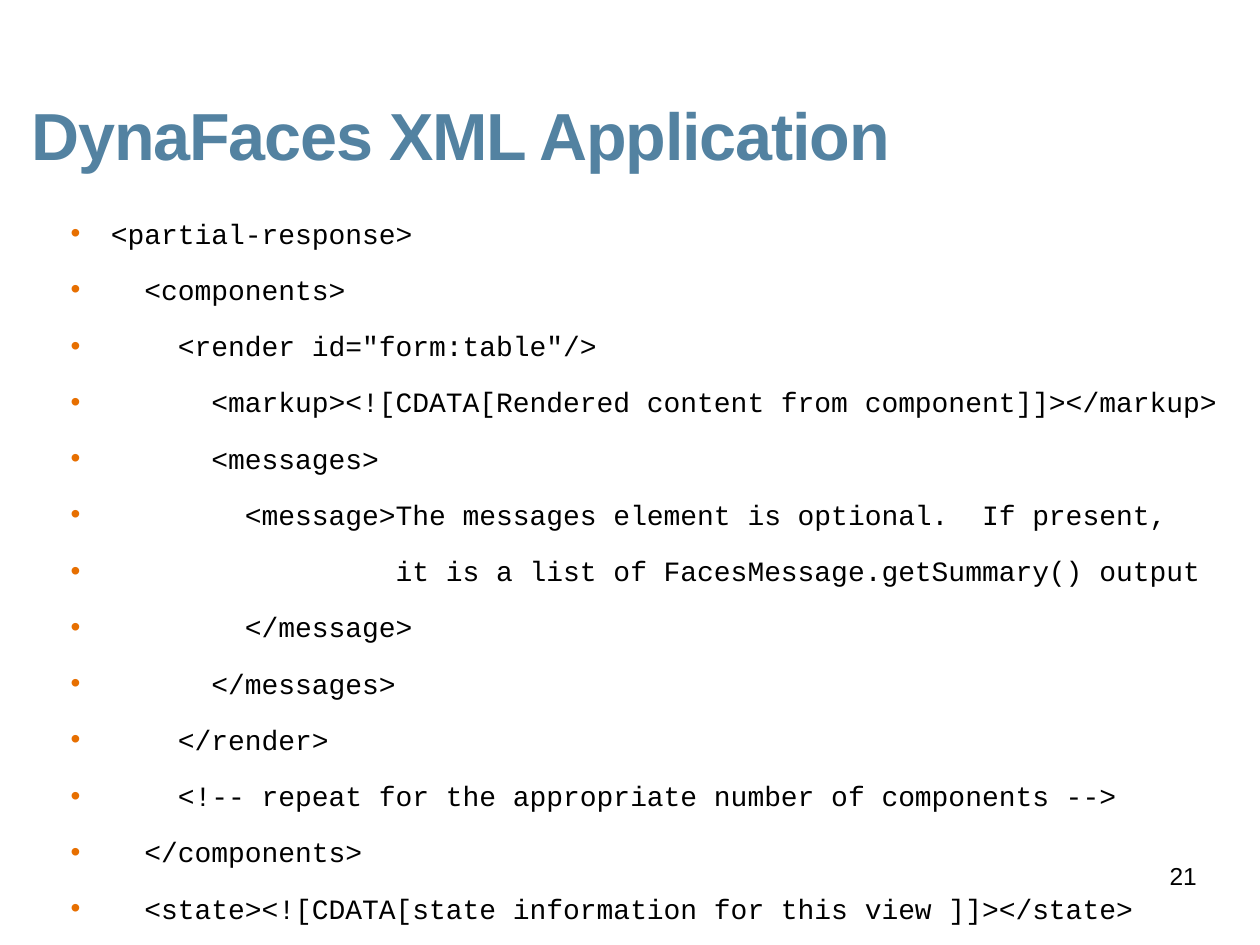
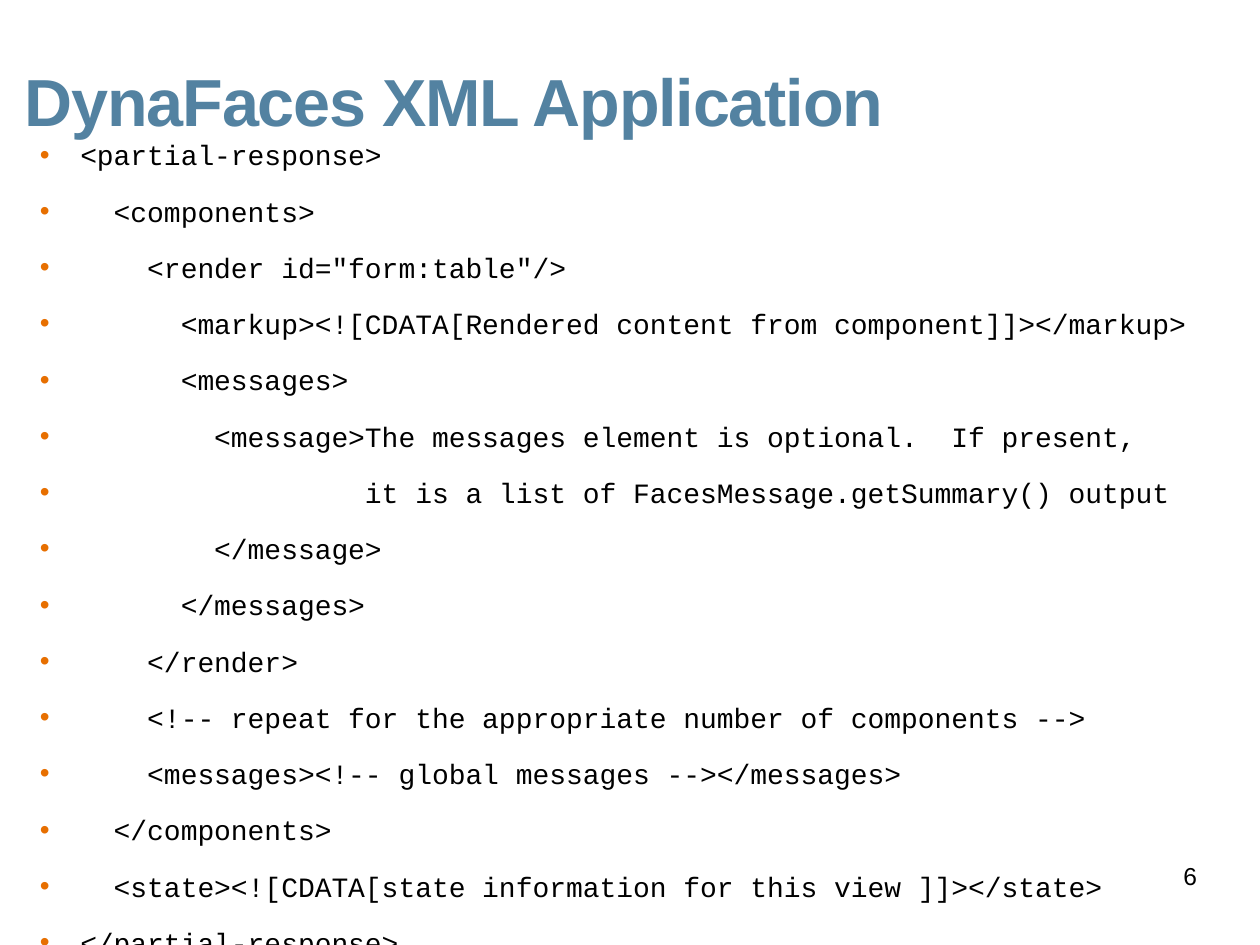
Before and after one commit to javaee/javaserverfaces-extensions, a slide deck: slide 6 of www/slides/dynafaces-advanced.odp (slide 21 before the commit). Drawn at 1260x945 pixels with LibreOffice and Linux fonts; fonts in the diff are those of the drawing; background and template pictures are left out. Boxes give left, top, right and bottom in pixels: in the first picture for what was removed or moved away, otherwise in the second. Text is boxed around its words. In the diff, an @@ line names an element or a change of style, - is before the commit and + after.

```diff
--- a/www/slides/dynafaces-advanced.odp
+++ b/www/slides/dynafaces-advanced.odp
@@ title "DynaFaces XML Application" moved from (x1=32, y1=112, x2=890, y2=172) to (x1=25, y1=78, x2=883, y2=138) @@
@@ text "<partial-response>" moved from (x1=111, y1=224, x2=1217, y2=925) to (x1=80, y1=146, x2=1186, y2=903) @@
@@ text at (x1=147, y1=764, x2=902, y2=790): paragraph added @@
+• <messages><!-- global messages --></messages>
@@ page number at (x1=1183, y1=868, x2=1197, y2=886): text changed @@
-21
+6
```
Also in this commit, not shown: 17 other slides changed, 7 slides added.
